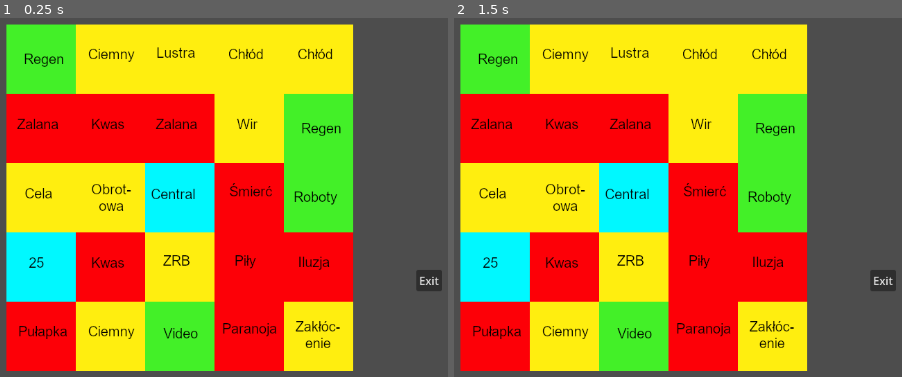
Above: before the commit, frames 1-2 (left to right).
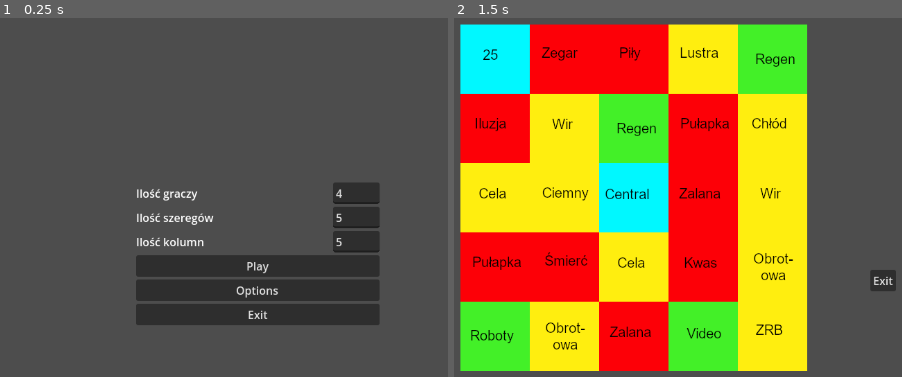
Above: after the commit, the same moments.

Repository: super12pl/strona25
Game: Godot game, scene res://scenes/Menu.tscn
The game is run twice, just before and just after one commit, with the same random seed, the same clock (stepped at 60 frames per second) and the same inputs. Before the commit the project starts from res://scenes/gra.tscn.
Inputs (mouse positions are in pixels of both pictures, inside the frame that each line leads up to):
- Up to frame 1 (0.25 s): no input
- Up to frame 2 (1.5 s): click (709, 265) at 0.5 s, where only the run after the commit has a clickable "Play"; tap Enter at 1.25 s

The runs differ from the first frame. In frame 1, 77% of the frame differs, in the area x 1-99%, y 1-99%; in frame 2, 44%.

Commit message:
zmienia system losowania pokoi, dodaje dwie pulę do losowania

Diff:
--- a/code/gameBoard.gd
+++ b/code/gameBoard.gd
@@ -14,35 +14,54 @@
 func _ready():
 	var kolumny = global.kolumny
 	var szeregi = global.szeregi
-	var pokoje = zielonepokoje + czerwonepokoje + żółtepokoje
+	var pokoje = zielonepokoje + żółtepokoje + czerwonepokoje
 	##dodawanie pustych pokoi gdy normalnych jest za mało
-	if pokoje.size() < kolumny*szeregi:
-		for i in kolumny*szeregi - pokoje.size():
+	if pokoje.size() < (kolumny*szeregi)-2:
+		for i in ((kolumny*szeregi)-2) - pokoje.size():
 			pokoje.append("pusty pokój")
 	randomize()
 	pokoje.shuffle()
+	##odejmowanie pokoi jeśli jest ich za dużo
+	while pokoje.size() > (kolumny*szeregi)-2:
+		pokoje.pop_back()
+	var innerPool = []
+	var outerPool = []
+	var innerPoolDistance = floor(max(kolumny,szeregi)/2)
+	var innerPoolAmount = 0
+	for kolumna in kolumny:
+		for szereg in szeregi:
+			if Vector2(kolumna,szereg).distance_to(Vector2(int(ceil(kolumny/2)),int(ceil(szeregi/2)))) <= innerPoolDistance:
+				innerPoolAmount+=1
+	for i in range(0,pokoje.size()):
+		if i < innerPoolAmount-1:
+			innerPool.append(pokoje[i])
+		else:
+			outerPool.append(pokoje[i])
+	outerPool.append("pokój 25")
+	randomize()
+	innerPool.shuffle()
+	outerPool.shuffle()
 	for kolumna in kolumny:
 		for szereg in szeregi:
 			var tile = ""
-			if kolumna == int(ceil(kolumny/2)) and szereg == int(ceil(szeregi/2)):
+			var distanceFromCenter = Vector2(kolumna,szereg).distance_to(Vector2(int(ceil(kolumny/2)),int(ceil(szeregi/2))))
+			if distanceFromCenter == 0:
 				tile = "pokój centralny"
 				set_cell(0,Vector2i(kolumna,szereg),0,Vector2i(0,3))
 			else:
-				tile = pokoje.pop_front()
+				print(distanceFromCenter)
+				if distanceFromCenter>innerPoolDistance:
+					tile = outerPool.pop_front()
+				else:
+					tile = innerPool.pop_front()
 				if zielonepokojeindex.has(tile):
 					set_cell(0,Vector2i(kolumna,szereg),0,Vector2i(zielonepokojeindex.find(tile,0),0))
 				elif żółtepokojeindex.has(tile):
 					set_cell(0,Vector2i(kolumna,szereg),0,Vector2i(żółtepokojeindex.find(tile,0),1))
 				elif czerwonepokojeindex.has(tile):
 					set_cell(0,Vector2i(kolumna,szereg),0,Vector2i(czerwonepokojeindex.find(tile,0),2))
-	##generacja pokoju 25 osobno
-	while true:
-		var kolumna = ceil(rng.randf_range(-1,kolumny-1))
-		var szereg = ceil(rng.randf_range(-1,szeregi-1))
-		if kolumna == 0 or kolumna == kolumny-1 or szereg == 0 or szereg == szeregi-1:
-			set_cell(0,Vector2i(kolumna,szereg),0,Vector2i(1,3))
-			break
-
+				else:
+					set_cell(0,Vector2i(kolumna,szereg),0,Vector2i(1,3))
 
 func _on_button_pressed():
 	get_tree().change_scene_to_file("res://scenes//Menu.tscn")
--- a/project.godot
+++ b/project.godot
@@ -11,7 +11,7 @@
 [application]
 
 config/name="strona25"
-run/main_scene="res://scenes/gra.tscn"
+run/main_scene="res://scenes/Menu.tscn"
 config/features=PackedStringArray("4.2", "GL Compatibility")
 config/icon="res://icon.svg"
 
